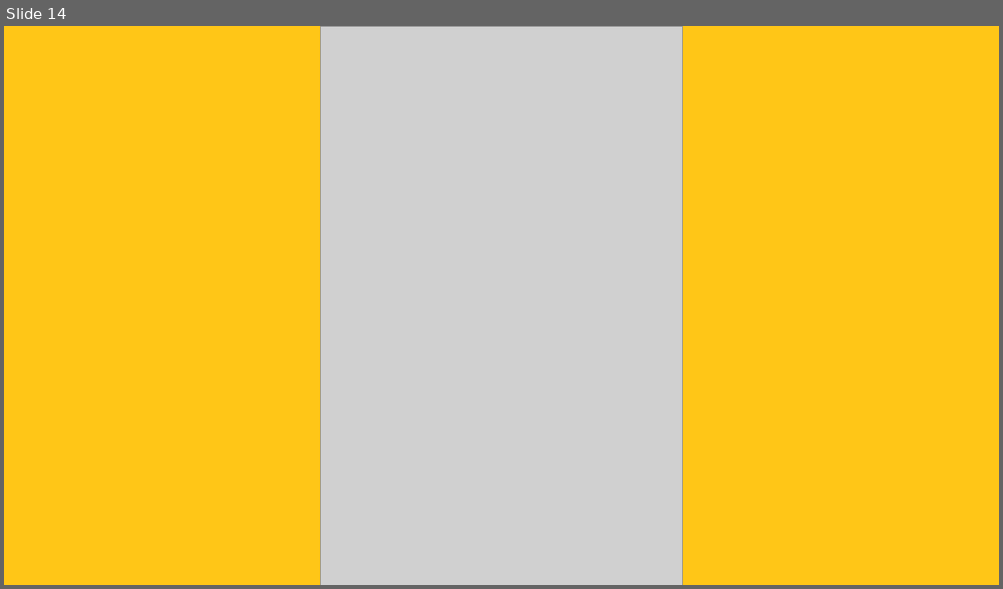
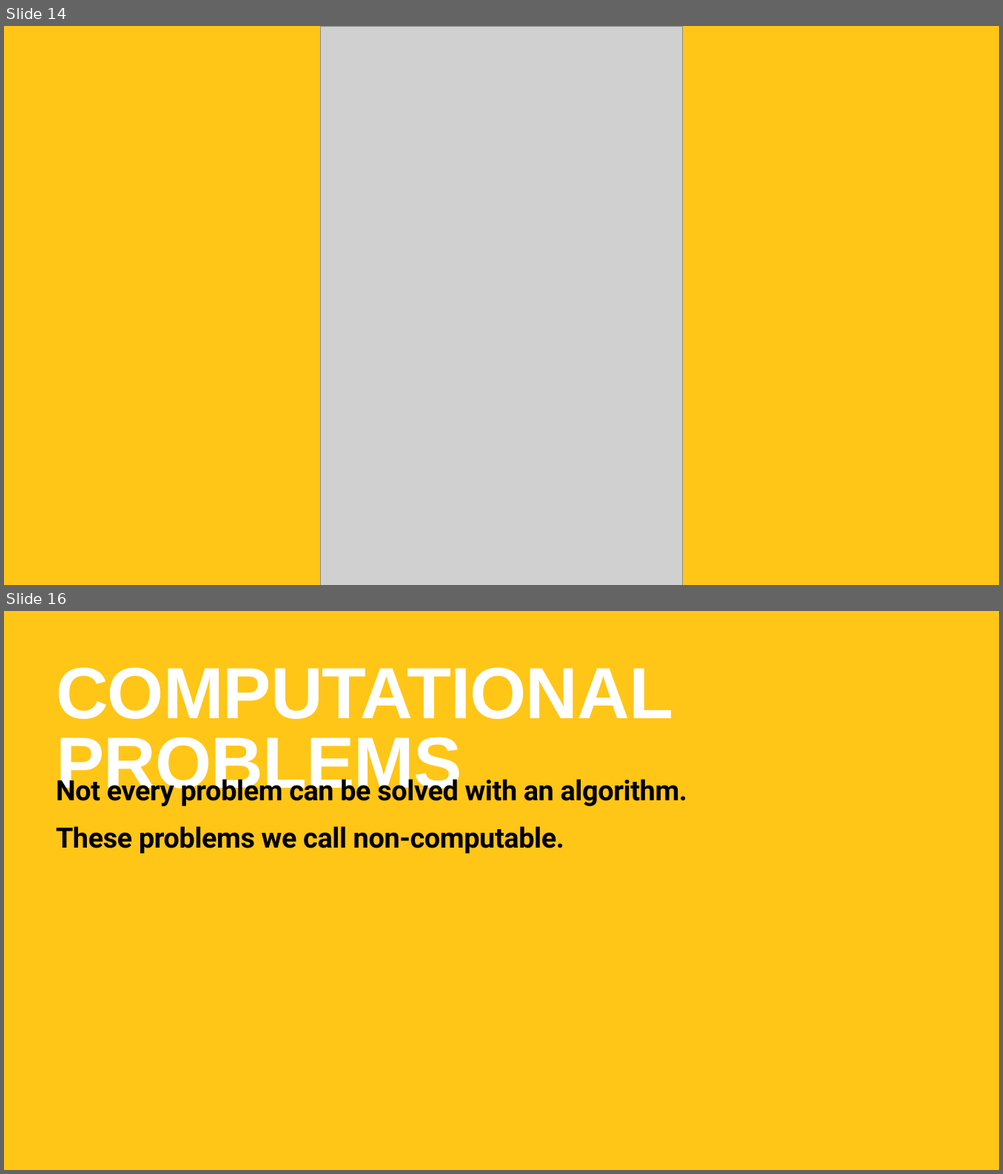
Before and after one commit to TommyWoodley/teaching, a slide deck: ALevel/BigO/BigOPresentation.pptx. Shown one above the other, each under a label of ours: slide 14 before the commit, slides 14 and 16 after it; the slides between them are not shown. The pictures are 1003x589 and 1003x1174 pixels, drawn with LibreOffice and Linux fonts; fonts in the diff are those of the drawing; grey boxes stand for pictures. Boxes give left, top, right and bottom in pixels: in the first picture for what was removed or moved away, otherwise in the second. Text is boxed around its words. In the diff, an @@ line names an element or a change of style, - is before the commit and + after.

```diff
--- a/ALevel/BigO/BigOPresentation.pptx
+++ b/ALevel/BigO/BigOPresentation.pptx
@@ slide 16 added at [4,611,999,1170], background #FFC617 @@
@@ title added at [56,667,673,801], 140 pt, text #FFFFFF, bold @@
+COMPUTATIONAL PROBLEMS
@@ text added at [56,775,687,854], 54 pt, text #000000, bold @@
+Not every problem can be solved with an algorithm.
+These problems we call non-computable.
```
Also in this commit, not shown: 2 other slides added, 9 other files.
